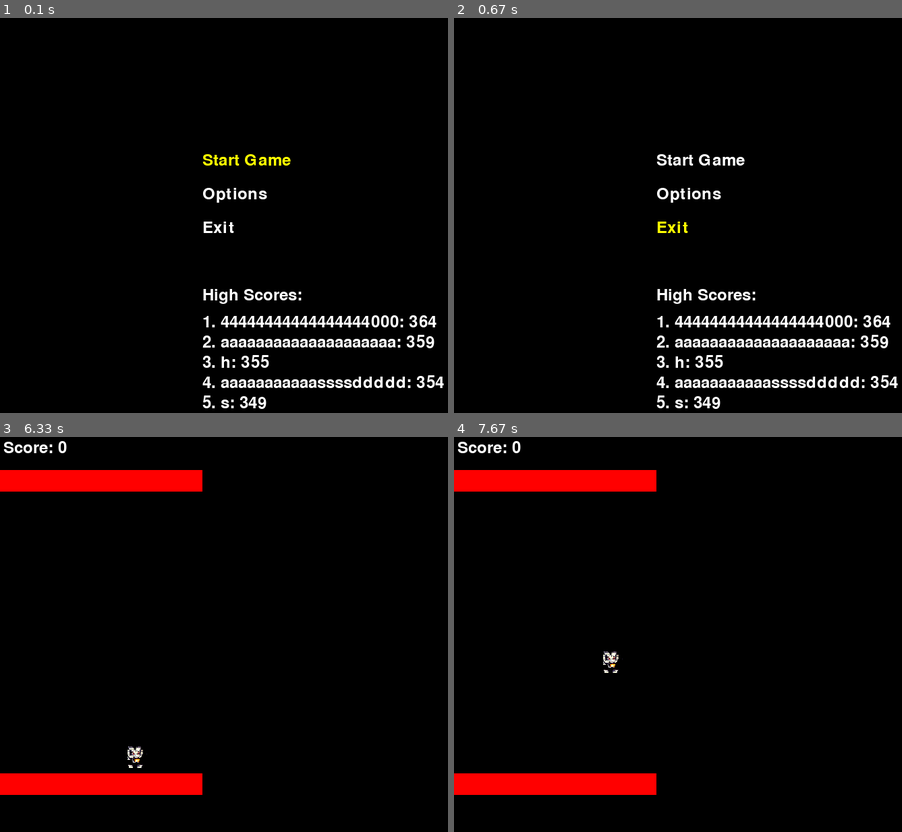
Above: before the commit, frames 1-4 (two rows, left to right).
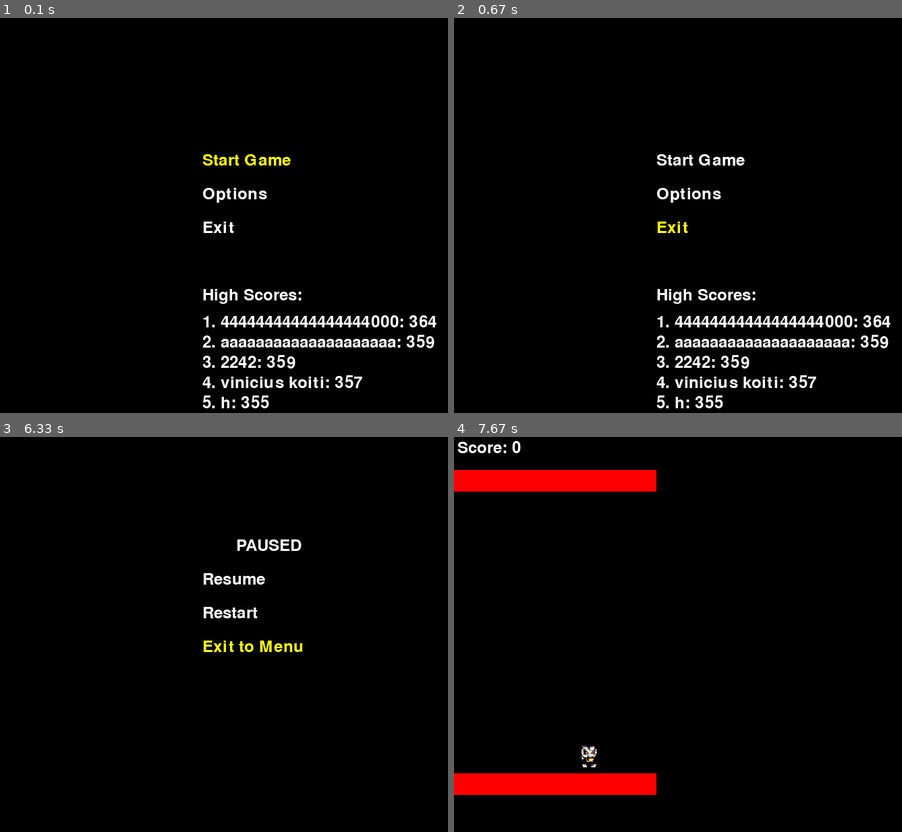
Above: after the commit, the same moments.

Repository: ViniciusKoiti/AgeOfRunner
Game: pygame game, started from main.py
The game is run twice, just before and just after one commit, with the same random seed, the same clock (stepped at 60 frames per second) and the same inputs.
Inputs:
- Up to frame 1 (0.1 s): no input
- Up to frame 2 (0.67 s): hold Backspace from 0.33 s (still down); hold Down from 0.33 s (still down)
- Up to frame 3 (6.33 s): release Backspace at 0.8 s; release Down at 0.8 s; hold P 0.88-1.35 s; hold Down 0.88-1.35 s; hold Down 1.43-1.9 s; hold Down 1.98-2.35 s; hold Down 2.72-3.08 s; hold Down 3.45-3.82 s; tap Backspace at 4.18 s; hold Down 4.52-4.88 s; hold Left 4.92-5.38 s; hold Right 5.42-5.88 s; tap Space at 5.92, 6.32 s; hold P from 6.25 s (still down); hold Right from 6.25 s (still down)
- Up to frame 4 (7.67 s): tap Space at 6.62, 7.65 s; release P at 6.72 s; release Right at 6.72 s; hold P from 7.58 s (still down); hold Down from 7.58 s (still down)

The runs differ from the first frame. In frame 1, 1.3% of the frame differs, in the area x 49-100%, y 85-99%; in frame 2, 1.3%; in frame 3, 6.2%, in the area x 0-68%, y 1-91%; in frame 4, 0.2%.

Commit message:
Adicionando funcionalidade para pausar parcialmente funcionando

Diff:
--- a/adapters/pygame_event.py
+++ b/adapters/pygame_event.py
@@ -11,30 +11,42 @@
            "right": pygame.K_RIGHT,
            "jump": pygame.K_SPACE,
             "return": pygame.K_BACKSPACE,
+            "pause": pygame.K_p
        }
        self.current_text_input = ("", False, False)
+       self.pause_pressed = False
 
     @override
     def is_key_pressed(self, key: str) -> bool:
        keys = pygame.key.get_pressed()
        return keys[self.key_map[key]]
 
-    @override
     def poll_events(self) -> bool:
-
         self.current_text_input = ("", False, False)
+        self.pause_pressed = False  # Reset do estado de pause
 
         for event in pygame.event.get():
             if event.type == pygame.QUIT:
                 return False
             elif event.type == pygame.KEYDOWN:
-                if event.key == pygame.K_BACKSPACE:
+                if event.key == self.key_map["pause"]:
+                    self.pause_pressed = True  # Marca que houve um KEYDOWN de pause
+                elif event.key == pygame.K_BACKSPACE:
                     self.current_text_input = ("", True, False)
                 elif event.key == pygame.K_RETURN:
                     self.current_text_input = ("", False, True)
                 elif event.unicode:
                     self.current_text_input = (event.unicode, False, False)
         return True
+
+    def is_key_pressed(self, key: str) -> bool:
+        if key == "pause":
+            temp = self.pause_pressed
+            self.pause_pressed = False
+            return temp
+        else:
+            keys = pygame.key.get_pressed()
+            return keys[self.key_map[key]]
 
     @override
     def quit(self) -> None:
--- a/domain/game.py
+++ b/domain/game.py
@@ -43,6 +43,8 @@
         # Componentes do jogo
         self.camera = Camera(800, 600, WORLD_BOUNDS)
         self.menu = self.create_menu()
+        self.pause_menu = self.create_pause_menu()
+
 
     def create_menu(self) -> Menu:
         menu = Menu(self.renderer)
@@ -51,6 +53,36 @@
         menu.add_item("Exit", self.exit_game)
         return menu
 
+
+    def resume_game(self):
+        """Resume the game from pause state"""
+        self.state_manager.change_state(GameState.PLAYING)
+
+    def restart_game(self):
+        """Restart the game"""
+        self.reset_game()
+        self.start_game()
+
+    def exit_to_menu(self):
+        """Exit to main menu"""
+        self.reset_game()
+        self.state_manager.change_state(GameState.MENU)
+
+
+    def create_pause_menu(self) -> Menu:
+        pause_menu = Menu(self.renderer)
+        pause_menu.add_item("Resume", self.resume_game)
+        pause_menu.add_item("Restart", self.restart_game)
+        pause_menu.add_item("Exit to Menu", self.exit_to_menu)
+        return pause_menu
+
+    def toggle_pause(self):
+        current_state = self.state_manager.get_current_state()
+        if current_state == GameState.PLAYING:
+            self.state_manager.change_state(GameState.PAUSED)
+        elif current_state == GameState.PAUSED:
+            self.state_manager.change_state(GameState.PLAYING)
+
     def start_game(self):
         self.state_manager.change_state(GameState.PLAYING)
         self.score_tracker.reset()
@@ -71,6 +103,13 @@
 
         elif current_state == GameState.PLAYING:
             self.input_handler.handle_game_input(self.object_manager.get_player())
+            if self.input_handler.check_pause_input():  # Allow unpausing
+                self.toggle_pause()
+
+        elif current_state == GameState.PAUSED:
+            self.input_handler.handle_menu_input(self.pause_menu)
+            if self.input_handler.check_pause_input():  # Allow unpausing
+                self.toggle_pause()
 
         elif current_state == GameState.GAME_OVER and not self.name_input.active:
             if self.input_handler.handle_game_over_input(self.name_input):
@@ -96,17 +135,26 @@
 
         elif current_state == GameState.PLAYING:
             self.game_renderer.render_game(
-                self.object_manager.get_objects(),
-                self.camera,
-                self.score_tracker.get_score(),
-                delta_time
-            )
+            self.object_manager.get_objects(),
+            self.camera,
+            self.score_tracker.get_score(),
+            delta_time
+        )
+
+        elif current_state == GameState.PAUSED:
+            self.game_renderer.render_game(
+            self.object_manager.get_objects(),
+            self.camera,
+            self.score_tracker.get_score(),
+            delta_time
+        )
+            self.game_renderer.render_pause_menu(self.pause_menu)
 
         elif current_state == GameState.GAME_OVER:
             self.game_renderer.render_game_over(
-                self.score_tracker.get_score(),
-                self.name_input
-            )
+            self.score_tracker.get_score(),
+            self.name_input
+        )
 
         self.game_renderer.present()
 
@@ -121,9 +169,19 @@
             self.score_manager.reload_scores()
             self.reset_game()
 
+
     def reset_game(self):
+        """Reset completo do estado do jogo"""
         self.object_manager.clear()
         self.score_tracker.reset()
+        if hasattr(self.physics, 'space'):
+            self.physics.space.remove(*self.physics.space.bodies)
+            self.physics.space.remove(*self.physics.space.shapes)
+        self.physics.bodies.clear()
+        self.physics.shapes.clear()
+        self.physics.next_id = 0
+        self.physics.grounded_bodies.clear()
+
 
     def run(self):
         running = True
--- a/domain/game_renderer.py
+++ b/domain/game_renderer.py
@@ -3,6 +3,7 @@
 from domain.entity.game_object import GameObject
 from domain.menu import Menu
 from domain.name_input_manager import NameInputManager
+from domain.physics.vector2D import Vector2D
 from ports.renderer_port import RendererPort
 
 
@@ -44,3 +45,15 @@
 
     def present(self):
         self.renderer.present()
+
+    def render_pause_menu(self, pause_menu: Menu):
+        overlay_color = (0, 0, 0, 128)
+        self.renderer.draw_rect(
+            Vector2D(0, 0),
+            (800, 600),
+            overlay_color
+        )
+
+        self.renderer.draw_text("PAUSED", 350, 150, (255, 255, 255))
+
+        pause_menu.render()
--- a/domain/input_handler.py
+++ b/domain/input_handler.py
@@ -27,3 +27,6 @@
 
     def get_text_input(self):
         return self.event_handler.get_text_input()
+
+    def check_pause_input(self) -> bool:
+        return self.event_handler.is_key_pressed("pause")
--- a/scores.txt
+++ b/scores.txt
@@ -1 +1 @@
-[{"name": "44444444444444444000", "score": 364}, {"name": "aaaaaaaaaaaaaaaaaaaa", "score": 359}, {"name": "h", "score": 355}, {"name": "aaaaaaaaaaassssddddd", "score": 354}, {"name": "s", "score": 349}, {"name": "   aaaaaaaaaaaaaaaaa", "score": 326}, {"name": "tttteeeeeeeeesssssss", "score": 308}, {"name": "11111222222333333333", "score": 188}]
+[{"name": "44444444444444444000", "score": 364}, {"name": "aaaaaaaaaaaaaaaaaaaa", "score": 359}, {"name": "2242", "score": 359}, {"name": "vinicius koiti", "score": 357}, {"name": "h", "score": 355}, {"name": "aaaaaaaaaaassssddddd", "score": 354}, {"name": "12464565678978", "score": 352}, {"name": "s", "score": 349}, {"name": "   aaaaaaaaaaaaaaaaa", "score": 326}, {"name": "tttteeeeeeeeesssssss", "score": 308}]
